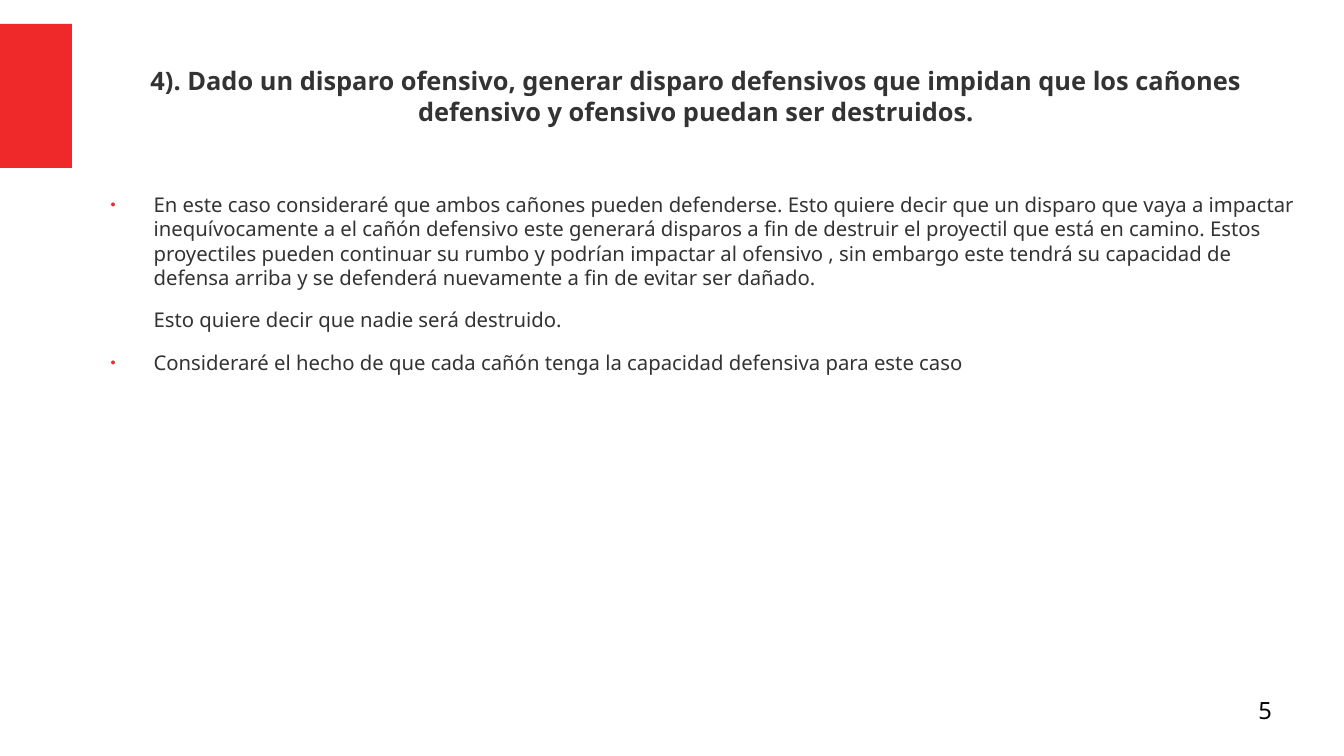
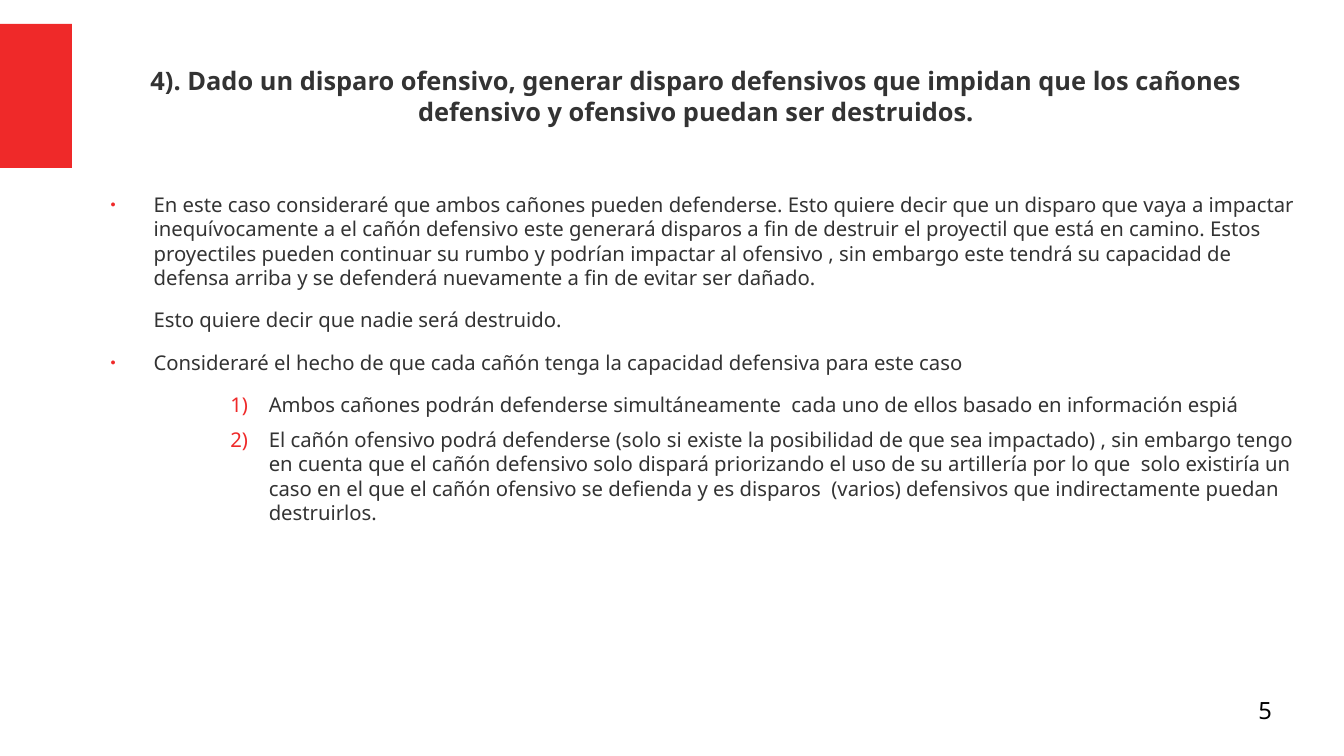
Before and after one commit to Julian-guillermo-zapata-rugeles/parcial-3, a slide deck: slide 5 of Analisis_Problema_Editable.odp. Drawn at 1344x756 pixels with LibreOffice and Linux fonts; fonts in the diff are those of the drawing. Boxes give left, top, right and bottom in pixels: in the first picture for what was removed or moved away, otherwise in the second. Text is boxed around its words. In the diff, an @@ line names an element or a change of style, - is before the commit and + after.

```diff
--- a/Analisis_Problema_Editable.odp
+++ b/Analisis_Problema_Editable.odp
@@ text at (269, 396, 1293, 520): paragraphs added @@
+    1) Ambos cañones podrán defenderse simultáneamente cada uno de ellos basado en información espiá
+    2) El cañón ofensivo podrá defenderse (solo si existe la posibilidad de que sea impactado) , sin embargo tengo en cuenta que el cañón defensivo solo dispará priorizando el uso de su artillería por lo que solo existiría un caso en el que el cañón ofensivo se defienda y es disparos (varios) defensivos que indirectamente puedan destruirlos.
```
Also in this commit, not shown: 2 other slides changed.
